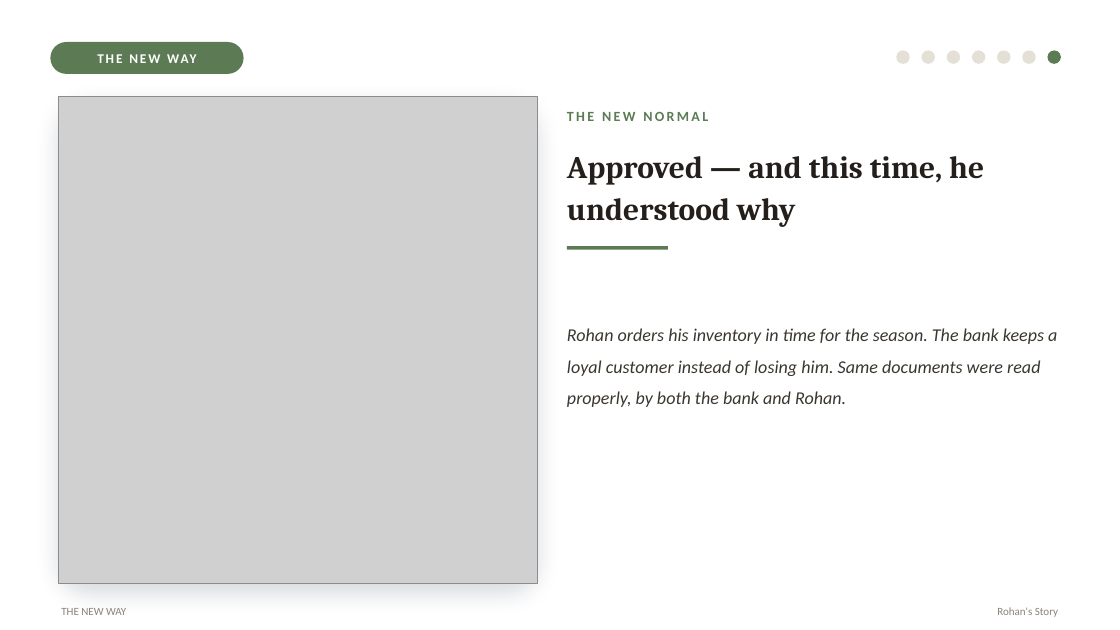
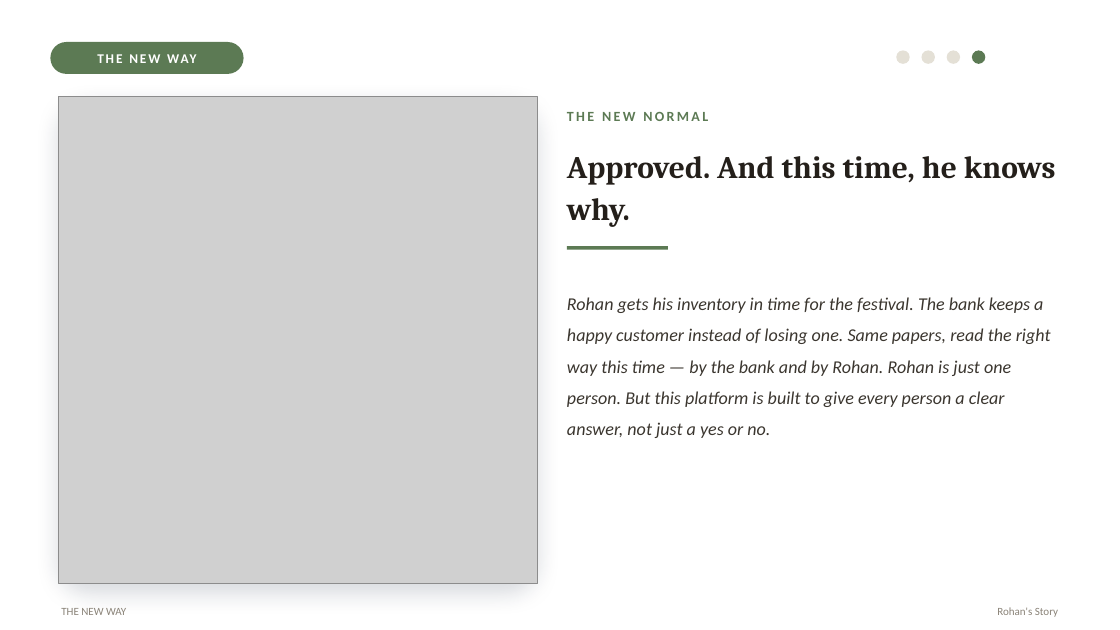
Before and after one commit to Chaurasiyakash0136/EY-Training-2026, a slide deck: slide 6 of Capstone_Project/Credit-Risk-Intelligence-Platform/docs/Project_Documents/Credit_Risk_Platform_Capstone_project.pptx (slide 8 before the commit). Drawn at 1120x630 pixels with LibreOffice and Linux fonts; fonts in the diff are those of the drawing; grey boxes stand for pictures. Boxes give left, top, right and bottom in pixels: in the first picture for what was removed or moved away, otherwise in the second. Text is boxed around its words. In the diff, an @@ line names an element or a change of style, - is before the commit and + after.

```diff
--- a/Capstone_Project/Credit-Risk-Intelligence-Platform/docs/Project_Documents/Credit_Risk_Platform_Capstone_project.pptx
+++ b/Capstone_Project/Credit-Risk-Intelligence-Platform/docs/Project_Documents/Credit_Risk_Platform_Capstone_project.pptx
@@ ellipse at (972, 50, 986, 64): fill #E4E0D6 to #5C7A54 @@
@@ ellipse removed at (997, 50, 1010, 64) @@
@@ ellipse removed at (1023, 50, 1036, 64) @@
@@ ellipse removed at (1047, 50, 1061, 64) @@
@@ text at (567, 156, 1056, 227): text changed @@
-Approved — and this time, he understood why
+Approved. And this time, he knows why.
@@ text at (567, 297, 1051, 438): text changed @@
-Rohan orders his inventory in time for the season. The bank keeps a loyal customer instead of losing him. Same documents were read properly, by both the bank and Rohan.
+Rohan gets his inventory in time for the festival. The bank keeps a happy customer instead of losing one. Same papers, read the right way this time — by the bank and by Rohan. Rohan is just one person. But this platform is built to give every person a clear answer, not just a yes or no.
```
Also in this commit, not shown: 4 other slides changed, 1 slide added, 2 slides removed.
